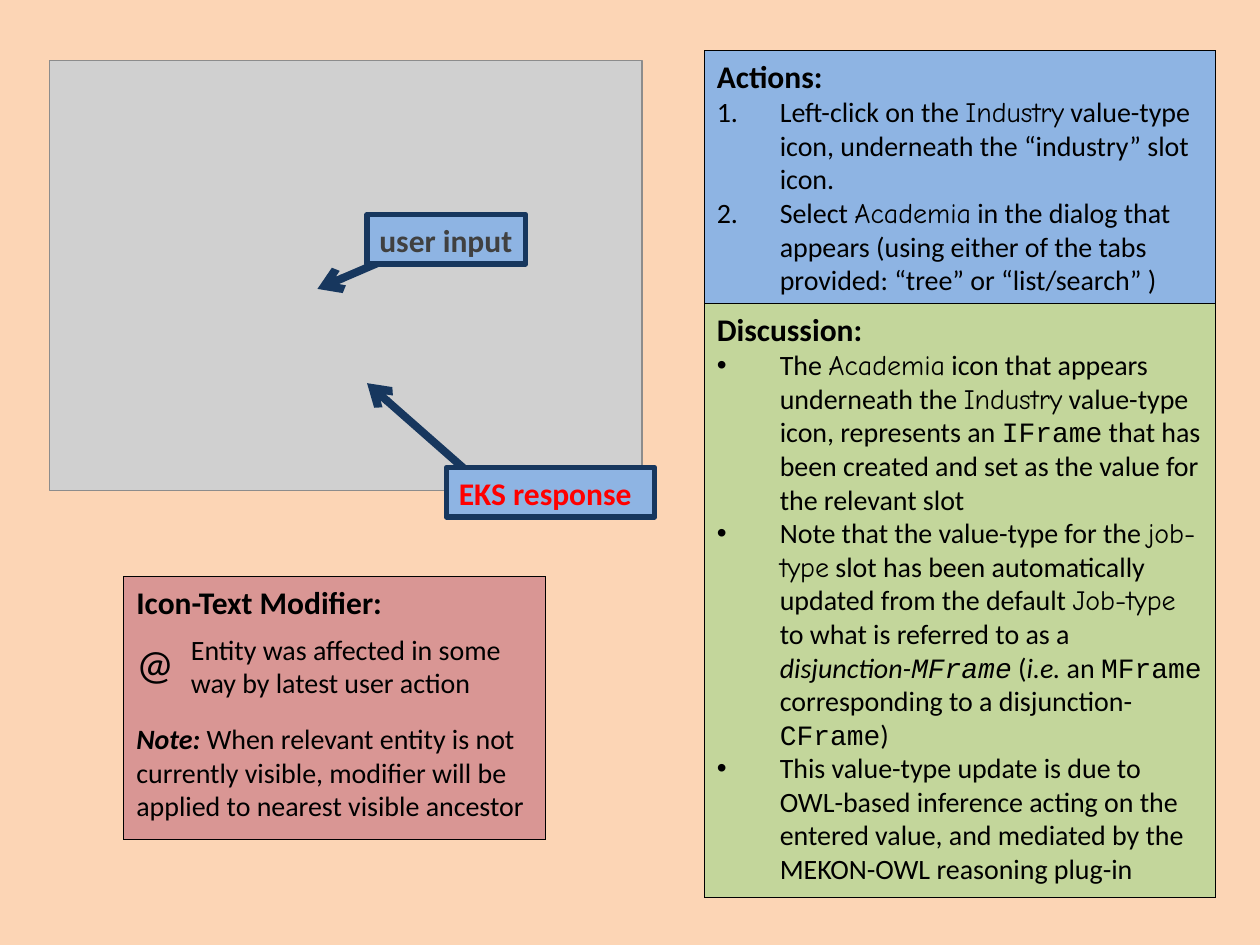
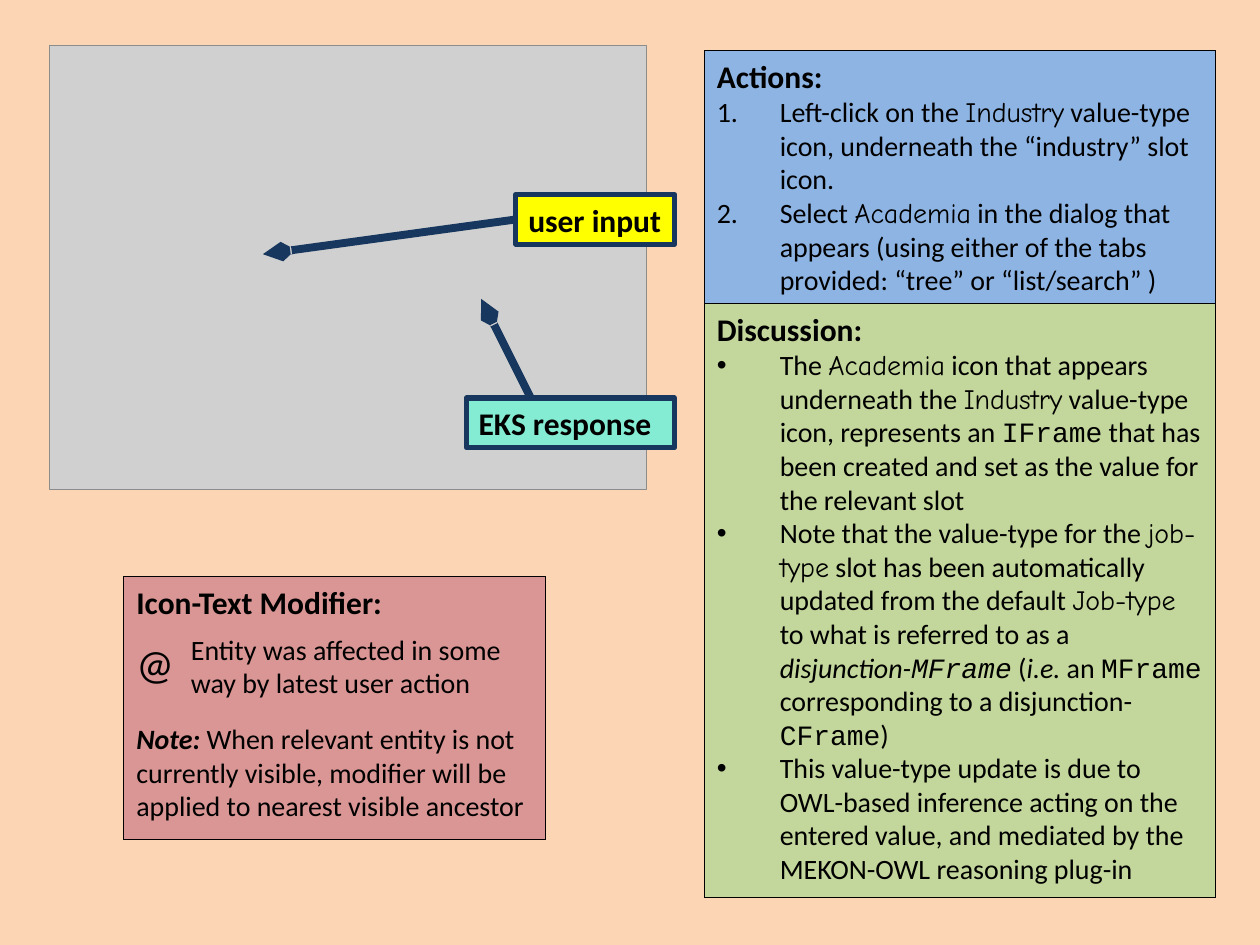
Before and after one commit to colin-puleston/mekon-hobo, a slide deck: slide 31 of docs/MEKON-HOBO Introductory Tutorial.pptx. Drawn at 1260x945 pixels with LibreOffice and Linux fonts; fonts in the diff are those of the drawing; grey boxes stand for pictures. Boxes give left, top, right and bottom in pixels: in the first picture for what was removed or moved away, otherwise in the second. Text is boxed around its words. In the diff, an @@ line names an element or a change of style, - is before the commit and + after.

```diff
--- a/docs/MEKON-HOBO Introductory Tutorial.pptx
+++ b/docs/MEKON-HOBO Introductory Tutorial.pptx
@@ picture: place and size @@
-picture at (49,60,641,490)
+picture at (49,45,646,489)
@@ rectangle "user input": place and size @@
-rectangle "user input" at (367,214,525,263)
+rectangle "user input" at (515,195,674,244)
@@ rectangle "user input" at (515,195,674,244): text colour #404040 to #000000; fill #8EB4E3 to #FFFF00 @@
@@ arrow moved from (387, 260) - (318, 289) to (515, 219) - (263, 255) @@
@@ arrow moved from (491, 493) - (367, 383) to (530, 398) - (481, 299) @@
@@ rectangle "EKS response": place and size @@
-rectangle "EKS response" at (446,467,654,517)
+rectangle "EKS response" at (466,398,674,447)
@@ rectangle "EKS response" at (466,398,674,447): text colour #FF0000 to #000000; fill #8EB4E3 to #84ECD3 @@
```
Also in this commit, not shown: 31 other slides changed.
